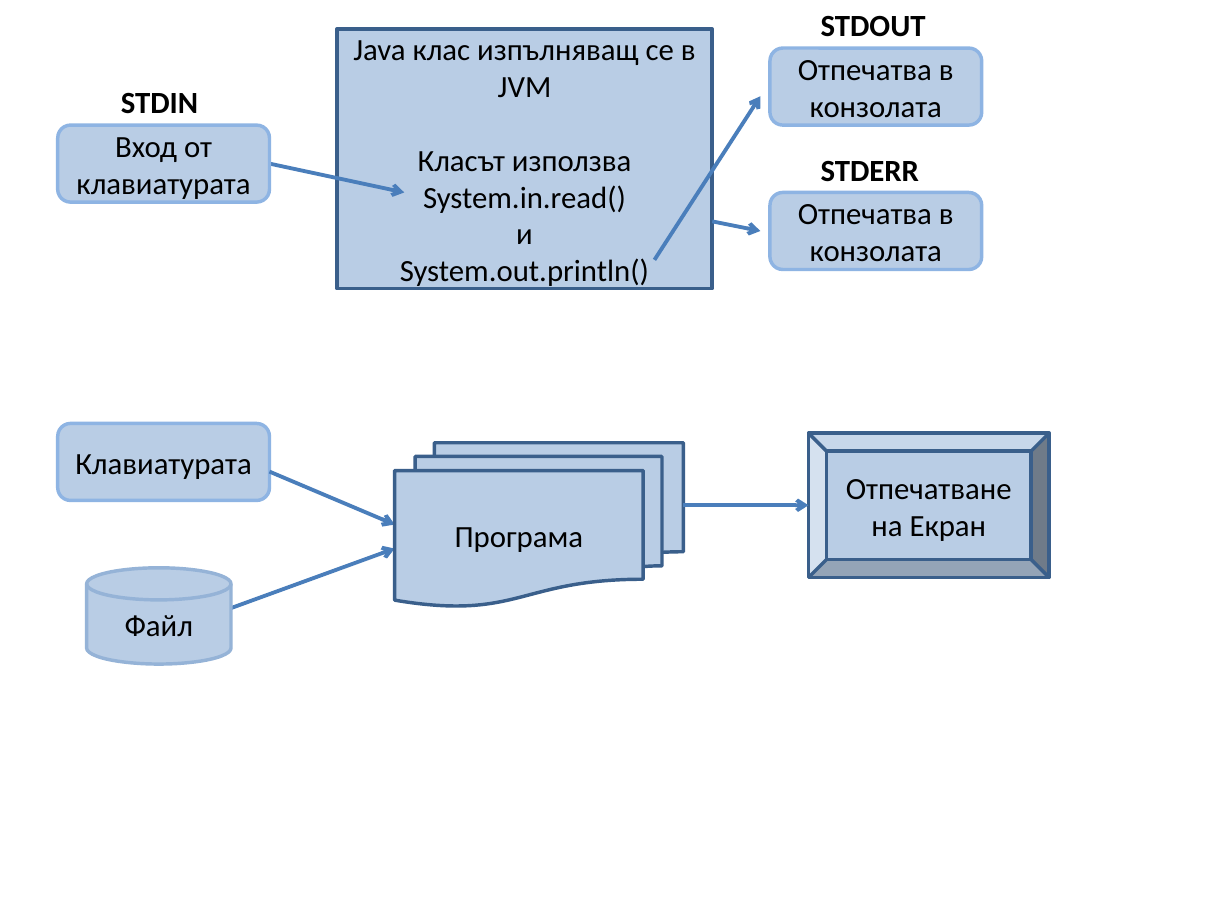
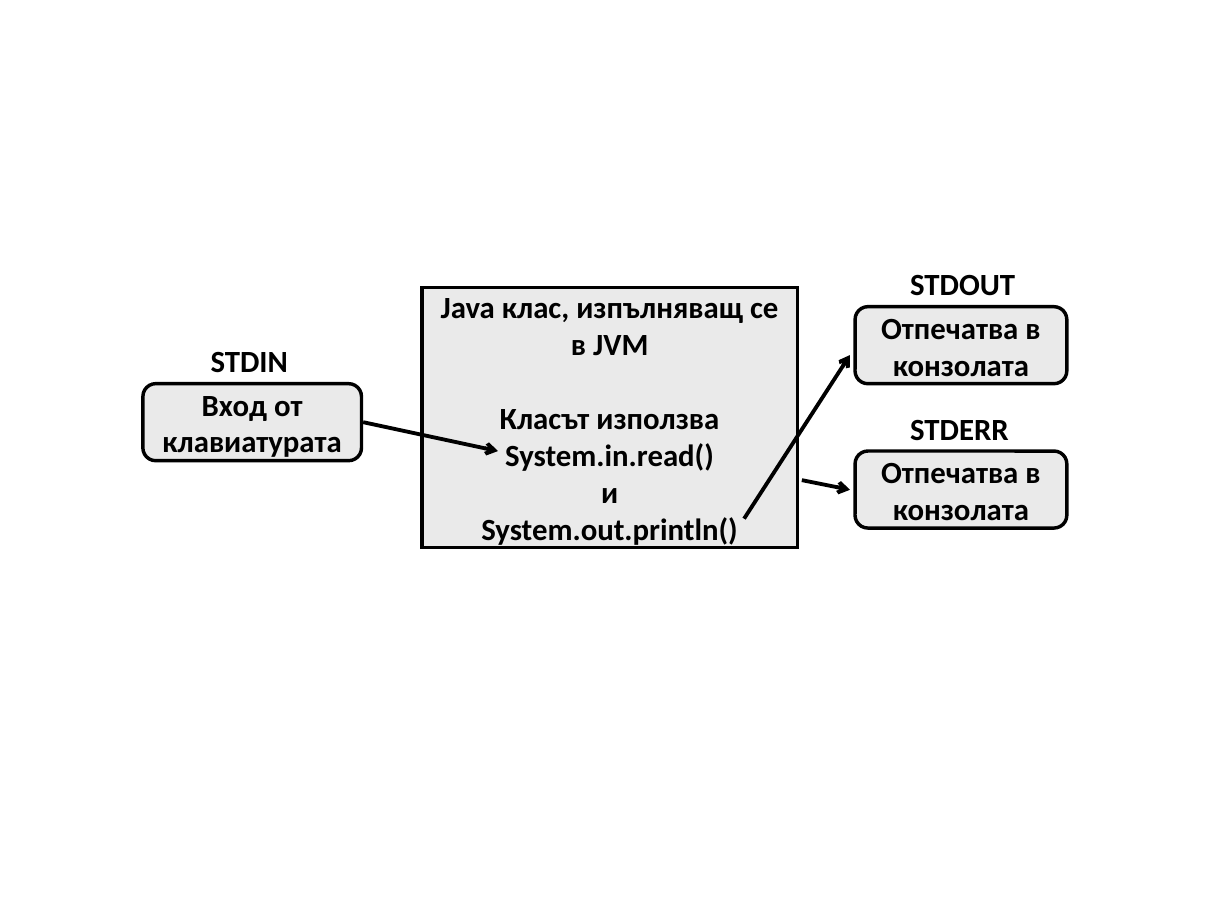
Before and after one commit to nakov/introjavabook, a slide deck: slide 2 of resources/images/Chapter-4-Console-Input-Output/graphics/Presentation2.pptx (slide 1 before the commit). Drawn at 1232x924 pixels with LibreOffice and Linux fonts; fonts in the diff are those of the drawing. Boxes give left, top, right and bottom in pixels: in the first picture for what was removed or moved away, otherwise in the second. Text is boxed around its words. In the diff, an @@ line names an element or a change of style, - is before the commit and + after.

```diff
--- a/resources/images/Chapter-4-Console-Input-Output/graphics/Presentation2.pptx
+++ b/resources/images/Chapter-4-Console-Input-Output/graphics/Presentation2.pptx
@@ arrow removed from (654, 260) to (760, 96) @@
@@ arrow removed from (270, 164) to (404, 192) @@
@@ arrow removed from (712, 222) to (760, 230) @@
@@ 3 texts moved together from (x1=121, y1=15, x2=926, y2=182) to (x1=211, y1=274, x2=1015, y2=441) @@
@@ rectangle "Java клас, изпълняващ се в ..." moved from (x1=336, y1=28, x2=712, y2=288) to (x1=423, y1=287, x2=798, y2=547) @@
@@ rectangle "Java клас, изпълняващ се в ..." at (x1=423, y1=287, x2=798, y2=547): fill #B9CDE5 to #EAEAEA; outline #3A5F8C 2 pt to #000000 2 pt @@
@@ text in rectangle at (x1=441, y1=298, x2=778, y2=356): text changed; bold on @@
-Java клас изпълняващ се в JVM
+Java клас, изпълняващ се в JVM
@@ rounded rectangle "Отпечатва в конзолата" moved from (x1=770, y1=192, x2=982, y2=270) to (x1=855, y1=307, x2=1067, y2=383) @@
@@ arrow added from (744, 519) to (850, 355), #000000 2.25 pt @@
@@ rounded rectangle "Вход от клавиатурата" resized from (x1=58, y1=126, x2=270, y2=203) to (x1=143, y1=383, x2=361, y2=460) @@
@@ text in rectangle at (x1=481, y1=409, x2=738, y2=548): bold on in "Класът използва System.in.read()", "и", "System.out.println()" @@
@@ rounded rectangle removed at (x1=58, y1=424, x2=270, y2=501) @@
-Клавиатурата
@@ arrow added from (363, 423) to (498, 451), #000000 2.25 pt @@
@@ flow chart multidocument removed at (x1=394, y1=442, x2=683, y2=606) @@
-Програма
@@ bevel removed at (x1=808, y1=434, x2=1048, y2=578) @@
-Отпечатване на Екран
@@ arrow removed from (270, 472) to (394, 525) @@
@@ bold on; fill #B9CDE5 to #EAEAEA; outline #8EB4E3 2 pt to #000000 2 pt; proportions changed in 3 elements at (x1=855, y1=307, x2=1067, y2=383), (x1=143, y1=383, x2=361, y2=460), (x1=855, y1=451, x2=1067, y2=527) @@
@@ rounded rectangle "Отпечатва в конзолата" moved from (x1=770, y1=48, x2=982, y2=126) to (x1=855, y1=451, x2=1067, y2=527) @@
@@ arrow removed from (684, 505) to (808, 505) @@
@@ arrow added from (802, 480) to (850, 490), #000000 2.25 pt @@
@@ cylinder removed at (x1=86, y1=568, x2=230, y2=664) @@
-Файл
@@ arrow removed from (209, 616) to (394, 548) @@
```
Also in this commit, not shown: 1 slide added, 6 other files.
